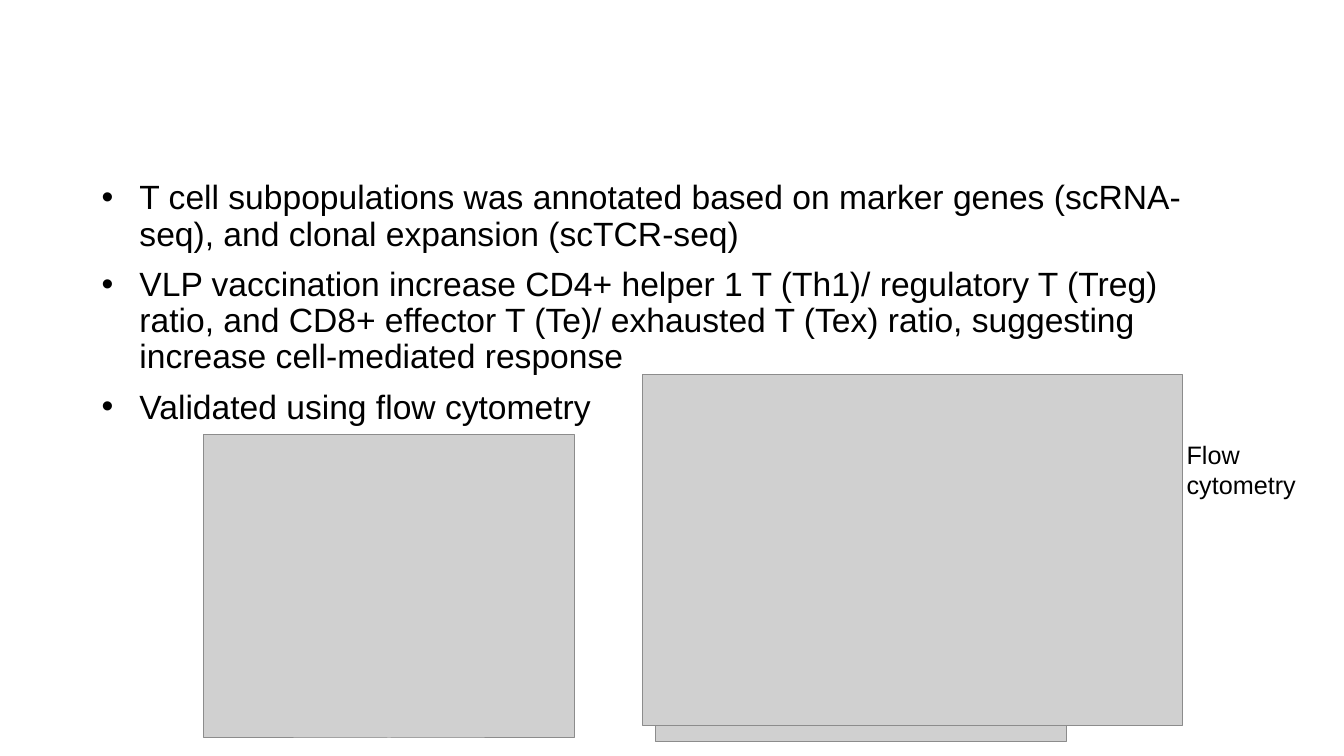
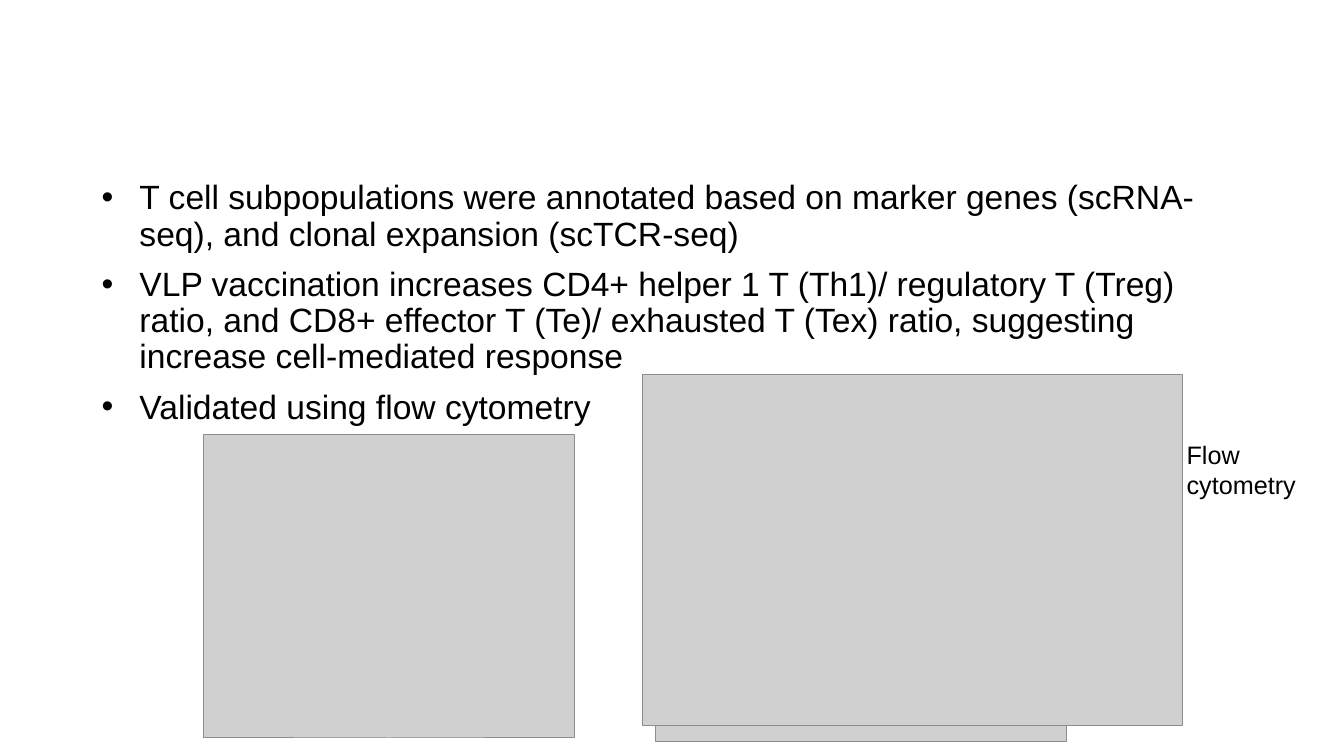
Before and after one commit to liuwd15/liuwd15.github.io, a slide deck: slide 7 of assets/presentations/QS seminar 2025.pptx. Drawn at 1344x756 pixels with LibreOffice and Linux fonts; fonts in the diff are those of the drawing; grey boxes stand for pictures; background and template pictures are left out. Boxes give left, top, right and bottom in pixels: in the first picture for what was removed or moved away, otherwise in the second. Text is boxed around its words. In the diff, an @@ line names an element or a change of style, - is before the commit and + after.

Commit message:
update presentation

```diff
--- a/assets/presentations/QS seminar 2025.pptx
+++ b/assets/presentations/QS seminar 2025.pptx
@@ text at box(139, 184, 1194, 375): text changed @@
-• T cell subpopulations was annotated based on marker genes (scRNA-seq), and clonal expansion (scTCR-seq)
-• VLP vaccination increase CD4+ helper 1 T (Th1)/ regulatory T (Treg) ratio, and CD8+ effector T (Te)/ exhausted T (Tex) ratio, suggesting increase cell-mediated response
+• T cell subpopulations were annotated based on marker genes (scRNA-seq), and clonal expansion (scTCR-seq)
+• VLP vaccination increases CD4+ helper 1 T (Th1)/ regulatory T (Treg) ratio, and CD8+ effector T (Te)/ exhausted T (Tex) ratio, suggesting increase cell-mediated response
```
